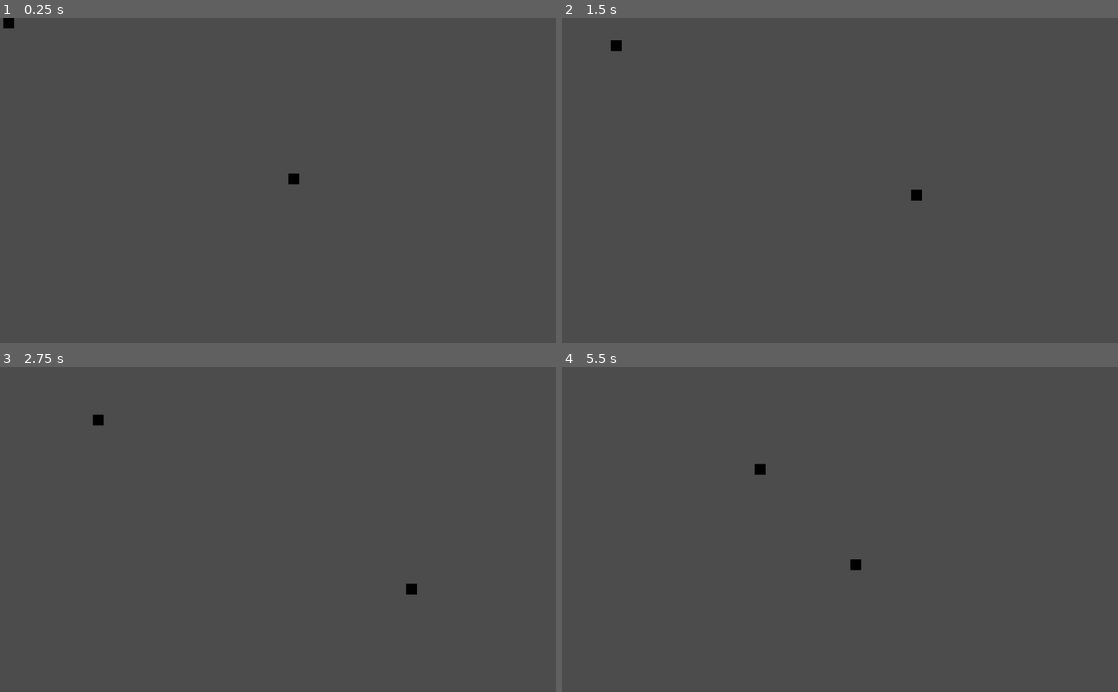
Above: before the commit, frames 1-4 (two rows, left to right).
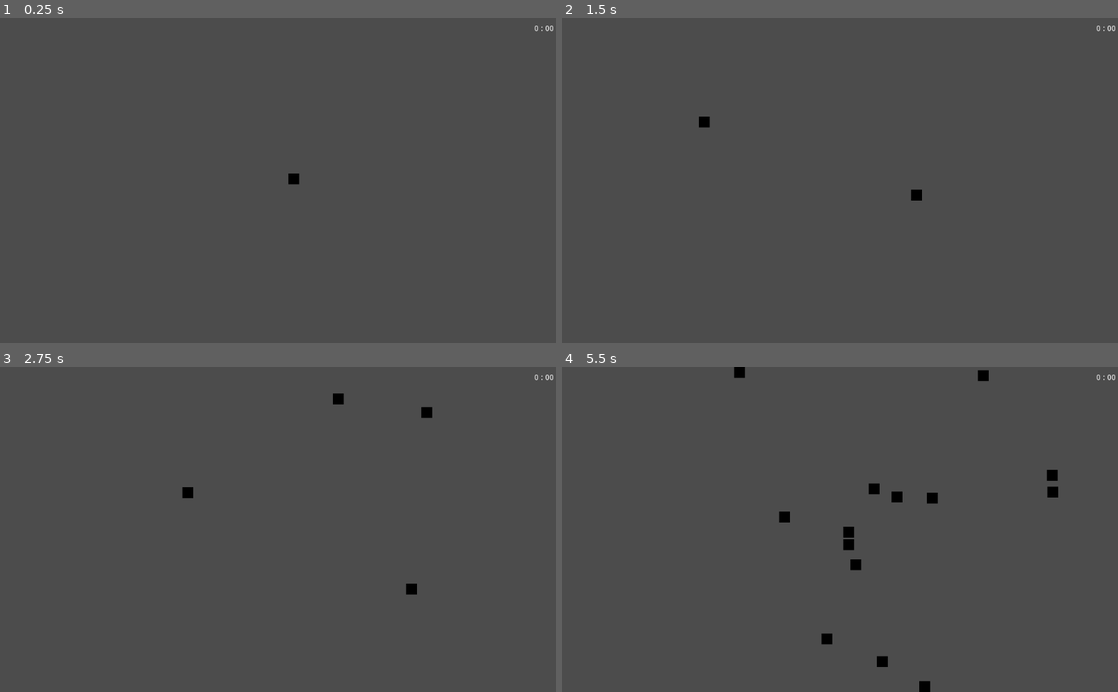
Above: after the commit, the same moments.

Repository: hacheG/vampireSurvivor
Game: Godot game, scene res://Scenes/TestScene.tscn
Same seed, same stepped clock (60 frames per second), same inputs: the game is played once before the commit and once after it. The project has no main scene, so this scene is started directly.
Inputs:
- Up to frame 1 (0.25 s): no input
- Up to frame 2 (1.5 s): hold D (right) 0.53-1.28 s; hold S (down) from 1.28 s (still down)
- Up to frame 3 (2.75 s): release S (down) at 2.03 s; hold D (right) from 2.03 s (still down)
- Up to frame 4 (5.5 s): release D (right) at 2.78 s; hold W (up) 2.78-3.53 s; hold A (left) 3.53-5.03 s; hold S (down) from 5.03 s (still down)

The runs differ from the first frame. In frame 1, less than 0.1% of the frame differs, in the area x 0-100%, y 0-5%; in frame 2, 0.2%; in frame 3, 0.3%; in frame 4, 1.0%, in the area x 31-100%, y 0-100%.

Commit message:
add spawner node

Diff:
--- /dev/null
+++ b/Scenes/Spawner.tscn
@@ -0,0 +1,51 @@
+[gd_scene load_steps=3 format=2]
+
+[ext_resource path="res://Scripts/Spawner.gd" type="Script" id=1]
+[ext_resource path="res://Scenes/Enemy.tscn" type="PackedScene" id=2]
+
+[node name="Spawner" type="Node2D"]
+script = ExtResource( 1 )
+enemy = ExtResource( 2 )
+
+[node name="UI" type="CanvasLayer" parent="."]
+
+[node name="HBoxContainer" type="HBoxContainer" parent="UI"]
+anchor_left = 1.0
+anchor_right = 1.0
+margin_left = -40.0
+margin_bottom = 40.0
+
+[node name="Minute" type="Label" parent="UI/HBoxContainer"]
+unique_name_in_owner = true
+margin_top = 13.0
+margin_right = 8.0
+margin_bottom = 27.0
+text = "0"
+
+[node name="Label2" type="Label" parent="UI/HBoxContainer"]
+margin_left = 12.0
+margin_top = 13.0
+margin_right = 16.0
+margin_bottom = 27.0
+text = ":"
+
+[node name="Second" type="Label" parent="UI/HBoxContainer"]
+unique_name_in_owner = true
+margin_left = 20.0
+margin_top = 13.0
+margin_right = 36.0
+margin_bottom = 27.0
+text = "00"
+
+[node name="Timer" type="Timer" parent="."]
+autostart = true
+
+[node name="Pattern" type="Timer" parent="."]
+wait_time = 10.0
+autostart = true
+
+[node name="Elite" type="Timer" parent="."]
+wait_time = 9.0
+autostart = true
+
+[connection signal="timeout" from="Timer" to="." method="_on_Timer_timeout"]
--- a/Scenes/TestScene.tscn
+++ b/Scenes/TestScene.tscn
@@ -1,11 +1,11 @@
 [gd_scene load_steps=3 format=2]
 
 [ext_resource path="res://Scenes/Player.tscn" type="PackedScene" id=1]
-[ext_resource path="res://Scenes/Enemy.tscn" type="PackedScene" id=2]
+[ext_resource path="res://Scenes/Spawner.tscn" type="PackedScene" id=3]
 
 [node name="TestScene" type="Node2D"]
 
+[node name="Spawner" parent="." instance=ExtResource( 3 )]
+
 [node name="Player" parent="." instance=ExtResource( 1 )]
 position = Vector2( 541, 297 )
-
-[node name="Enemy" parent="." instance=ExtResource( 2 )]
--- a/Scripts/Enemy.gd
+++ b/Scripts/Enemy.gd
@@ -1,6 +1,6 @@
 extends KinematicBody2D
 
-onready var player_reference: KinematicBody2D
+var player_reference: KinematicBody2D
 var direction: Vector2
 var speed: float = 75
 var velocity: Vector2
@@ -10,7 +10,7 @@
 
 
 func _physics_process(delta):
-	player_reference = get_tree().get_root().find_node("Player", true, false)
+#	player_reference = get_tree().get_root().find_node("Player", true, false)
 #	print(player_reference.position)
 	velocity = (player_reference.position - position).normalized() * speed
 	return move_and_collide(velocity * delta)
--- /dev/null
+++ b/Scripts/Spawner.gd
@@ -0,0 +1,53 @@
+extends Node2D
+
+var player: KinematicBody2D
+export var enemy: PackedScene
+#var escena = preload("res://Scenes/Enemy.tscn")
+var distance: float = 400
+
+var minute: int setget set_minute
+func set_minute(value):
+	minute = value
+	$"%Minute".text = str(value)
+
+var second: int setget set_second
+func set_second(value):
+	second = value
+	if second >= 10:
+		second -= 10
+		minute += 1
+	$"%Second".text = str(second)
+
+func spawn(pos: Vector2):
+	var enemy_instance = enemy.instance()
+	enemy_instance.position = pos
+	enemy_instance.player_reference = player
+	call_deferred("add_child", enemy_instance)
+
+
+func get_random_position() -> Vector2:
+	return player.position + distance * Vector2.RIGHT.rotated(rand_range(0, 2 * PI))
+
+
+func amount(number: int = 1):
+	for i in range(number):
+		spawn(get_random_position())
+		var _i = i
+
+
+func _ready():
+	player = get_tree().get_root().find_node("Player", true, false)
+#	player = get_tree().get_root().find_node("Player", true, false)
+#	var enemy = get_node("res://Scenes/Enemy.tscn")
+#	var enemy_instance = enemy.instance()
+#	get_tree().current_scene.add_child(enemy_instance)
+#
+#	var inst_esc = enemy.instance()
+#	get_tree().root.add_child(inst_esc)
+#	call_deferred("add_child", inst_esc)
+	pass
+
+func _on_Timer_timeout():
+	second += 1
+	print(player)
+	amount(second % 10)
